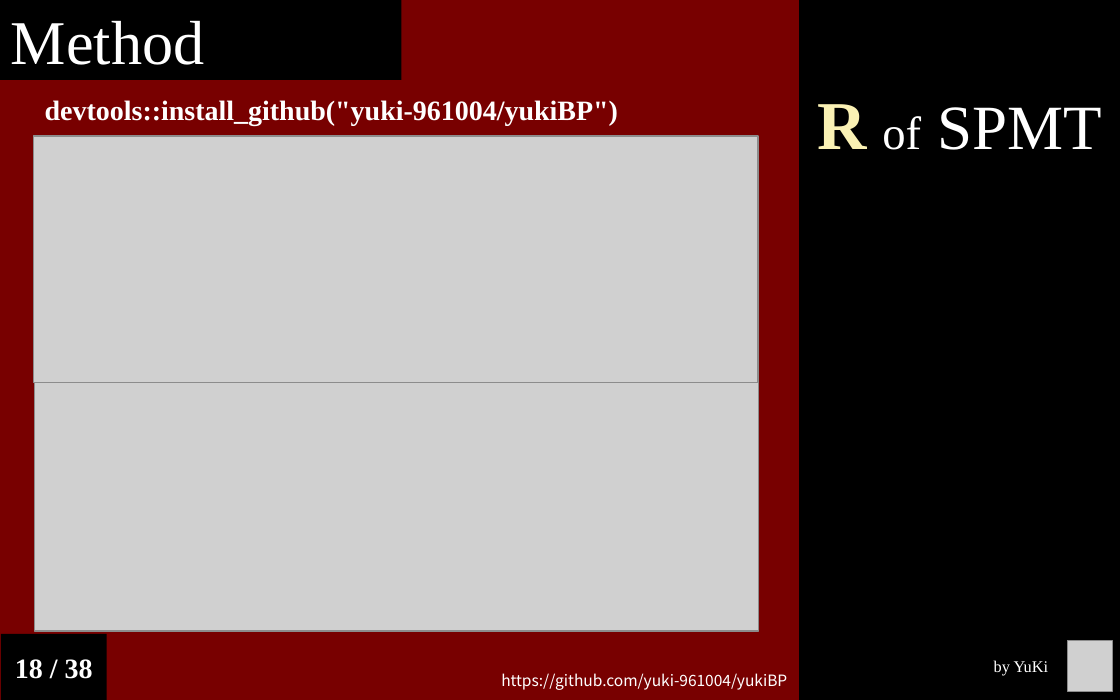
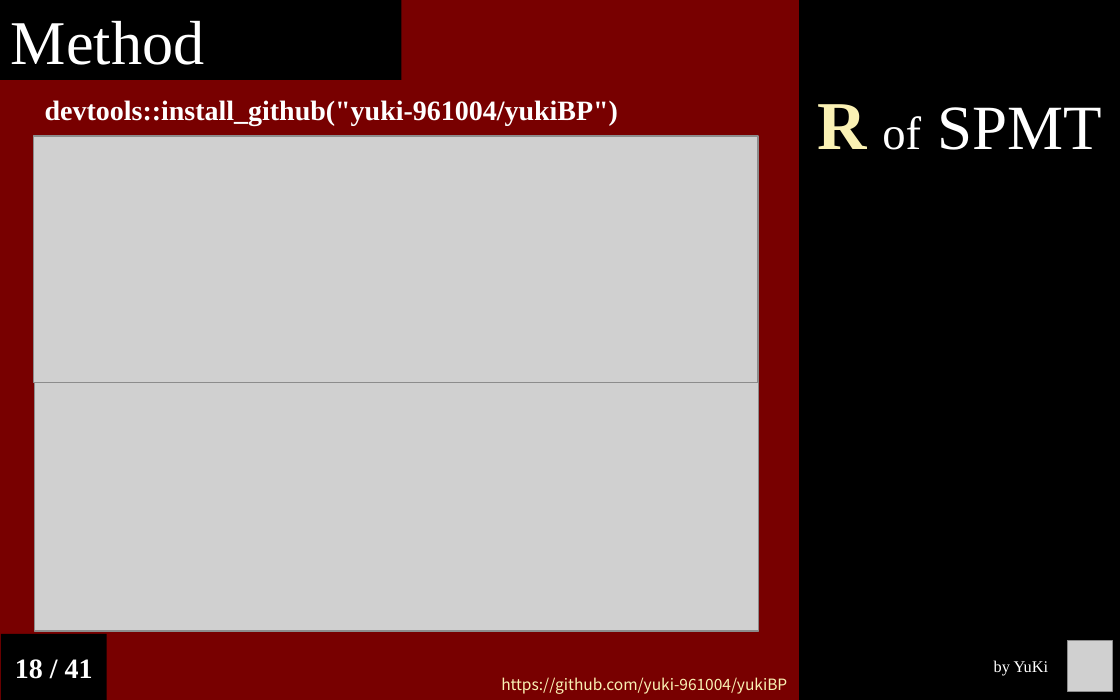
Before and after one commit to Chuan-Peng-Lab/ReliabilitySPE, a slide deck: slide 18 of 6_Reports/6_2_Phase_2/End_Semester_Report.pptx. Drawn at 1120x700 pixels with LibreOffice and Linux fonts; fonts in the diff are those of the drawing; grey boxes stand for pictures. Boxes give left, top, right and bottom in pixels: in the first picture for what was removed or moved away, otherwise in the second. Text is boxed around its words. In the diff, an @@ line names an element or a change of style, - is before the commit and + after.

```diff
--- a/6_Reports/6_2_Phase_2/End_Semester_Report.pptx
+++ b/6_Reports/6_2_Phase_2/End_Semester_Report.pptx
@@ text in rectangle at [15, 659, 93, 679]: text changed @@
-18 / 38
+18 / 41
@@ text "https://github.com/yuki-961004/yukiBP" at [501, 677, 787, 694]: text colour #FFFFFF to #FAF1B4 @@
```
Also in this commit, not shown: 36 other slides changed, 3 slides added.
